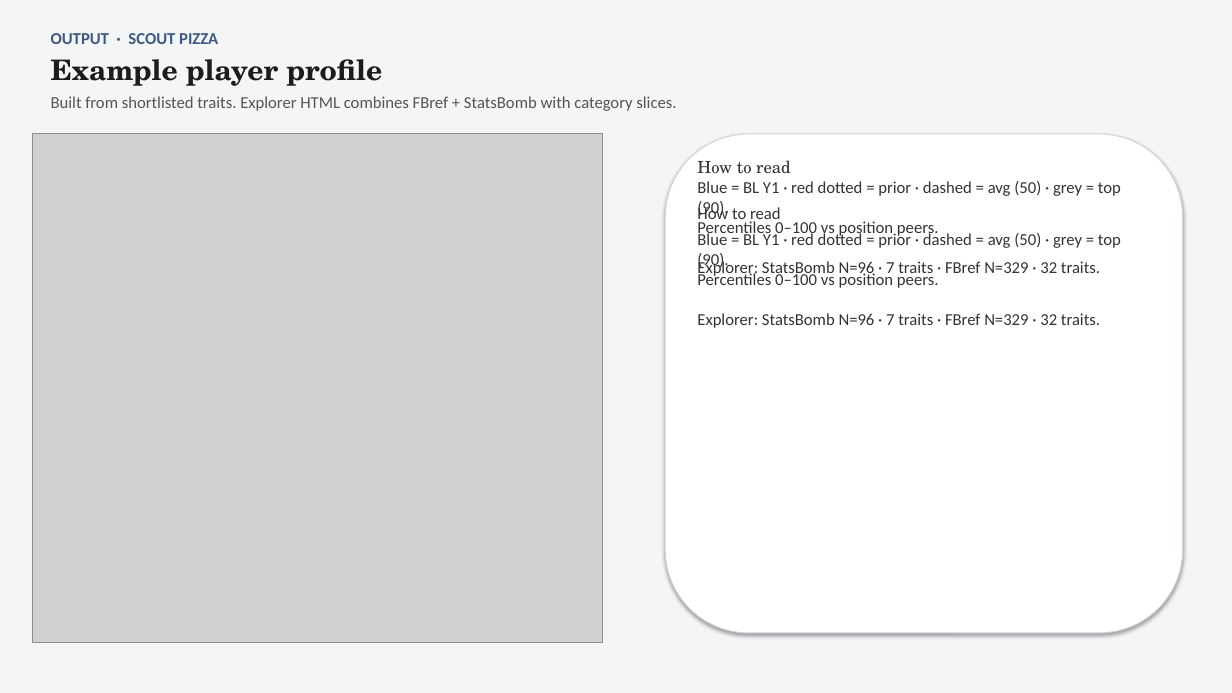
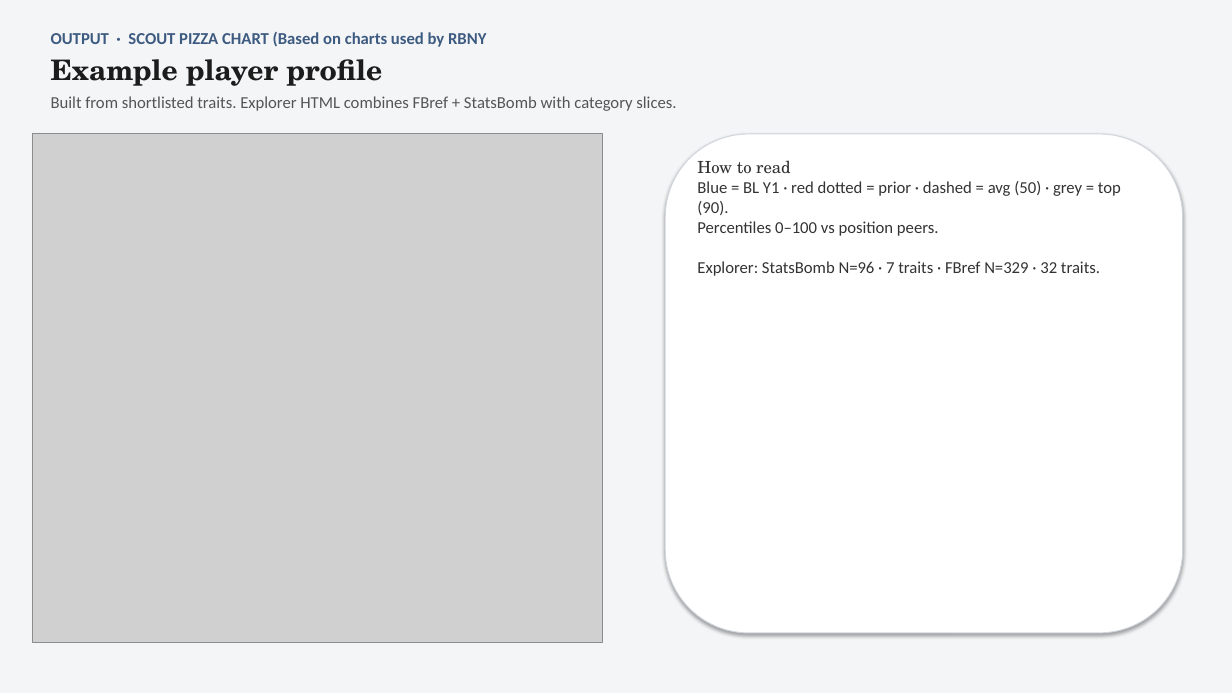
Before and after one commit to colbymorris08/bundesliga-transfer-traits, a slide deck: slide 10 of bundesliga_transfer_traits.pptx (slide 11 before the commit). Drawn at 1232x693 pixels with LibreOffice and Linux fonts; fonts in the diff are those of the drawing; grey boxes stand for pictures. Boxes give left, top, right and bottom in pixels: in the first picture for what was removed or moved away, otherwise in the second. Text is boxed around its words. In the diff, an @@ line names an element or a change of style, - is before the commit and + after.

```diff
--- a/bundesliga_transfer_traits.pptx
+++ b/bundesliga_transfer_traits.pptx
@@ text at [51, 32, 486, 47]: text changed @@
-OUTPUT · SCOUT PIZZA
+OUTPUT · SCOUT PIZZA CHART (Based on charts used by RBNY
@@ text removed at [697, 206, 1121, 328] @@
-How to read
-Blue = BL Y1 · red dotted = prior · dashed = avg (50) · grey = top (90).
-Percentiles 0–100 vs position peers.
-Explorer: StatsBomb N=96 · 7 traits · FBref N=329 · 32 traits.
```
Also in this commit, not shown: 19 other slides changed, 1 slide added, 2 slides removed.
